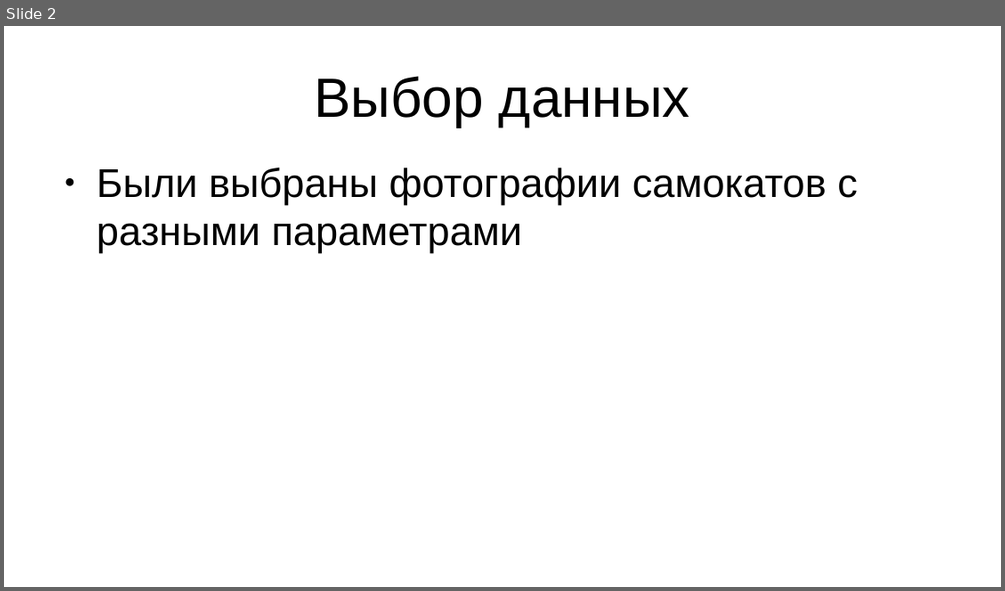
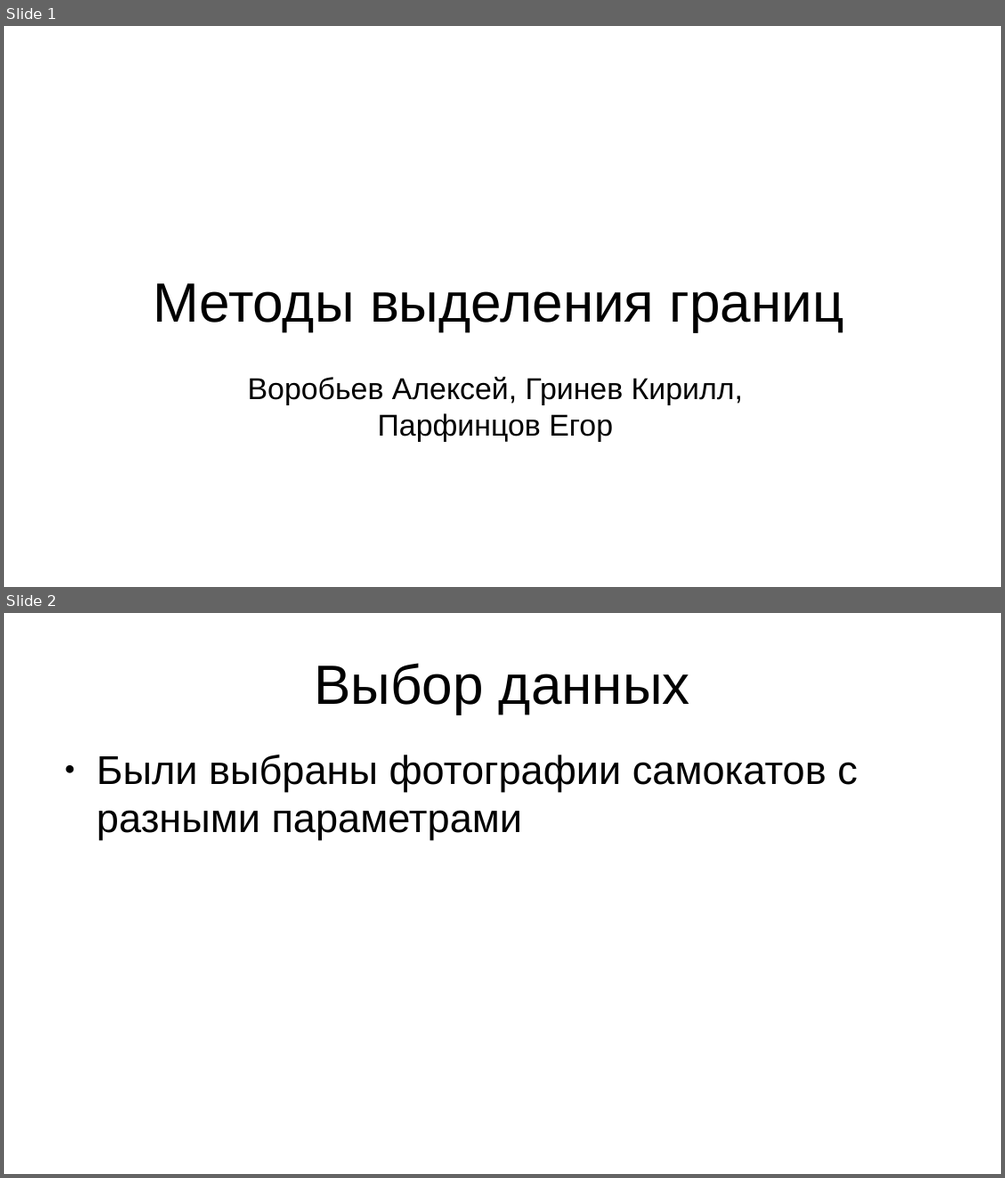
Before and after one commit to AlexeyVorobyev/media-moment-iz-second, a slide deck: report/pres.odp. Shown one above the other, each under a label of ours: slide 2 before the commit, slides 1 and 2 after it. The pictures are 1005x591 and 1005x1178 pixels, drawn with LibreOffice and Linux fonts; fonts in the diff are those of the drawing. Boxes give left, top, right and bottom in pixels: in the first picture for what was removed or moved away, otherwise in the second. Text is boxed around its words. In the diff, an @@ line names an element or a change of style, - is before the commit and + after.

```diff
--- a/report/pres.odp
+++ b/report/pres.odp
@@ slide 1 added at [4, 26, 1001, 587], background #FFFFFF @@
@@ title added at [153, 283, 844, 331], 44 pt, text #000000 @@
+Методы выделения границ
@@ text added at [248, 377, 743, 442], 24 pt, text #000000 @@
+Воробьев Алексей, Гринев Кирилл, Парфинцов Егор
```
Also in this commit, not shown: 4 other slides added, 2 slides removed.
